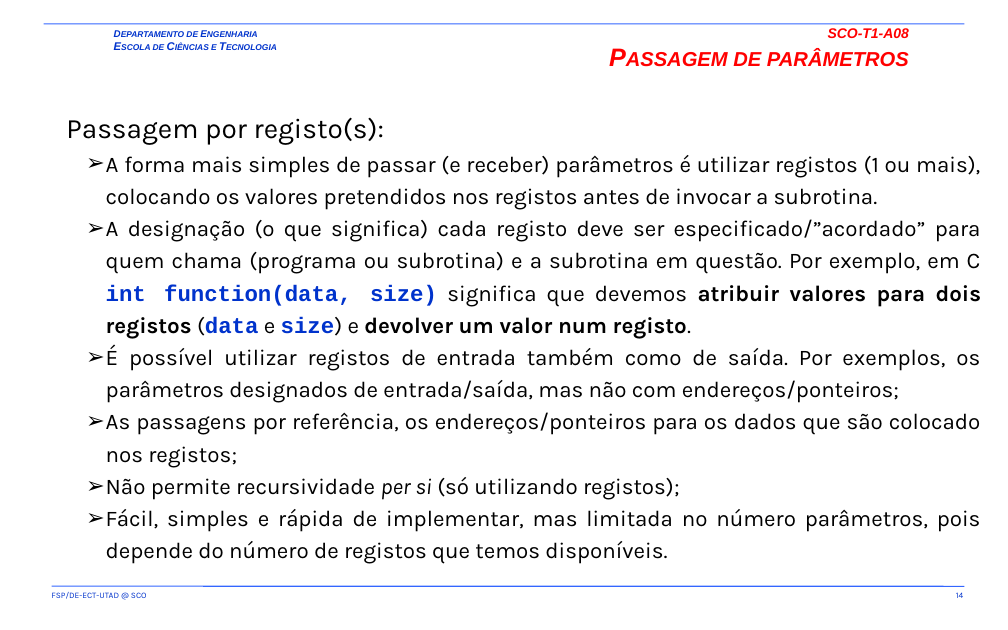
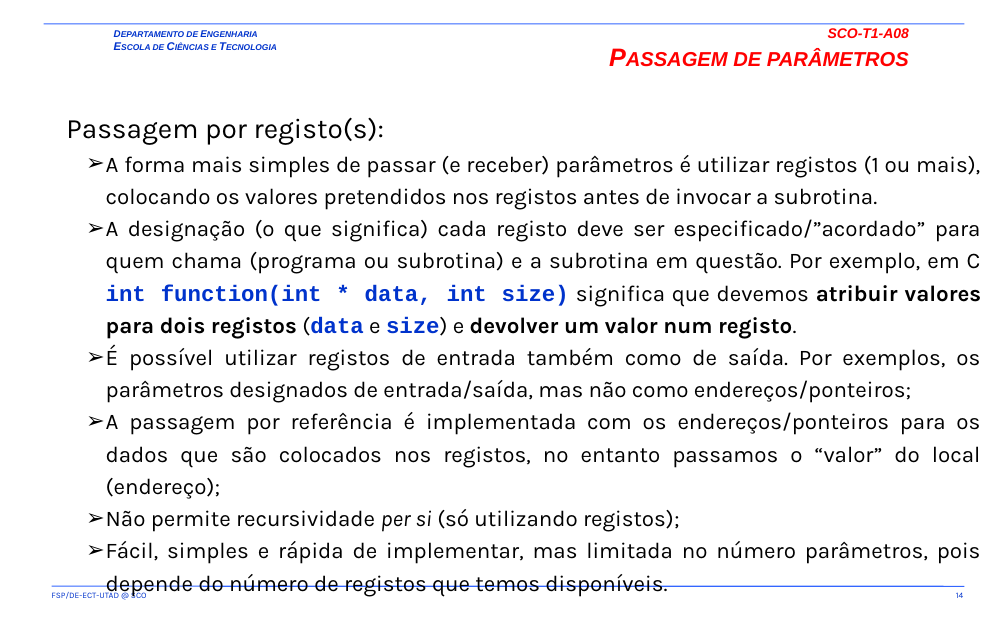
Before and after one commit to fsp864/UTAD-SCO, a slide deck: slide 14 of aulas/t/SCO-T1-A07-A08.pptx. Drawn at 1008x630 pixels with LibreOffice and Linux fonts; fonts in the diff are those of the drawing; background and template pictures are left out. Boxes give left, top, right and bottom in pixels: in the first picture for what was removed or moved away, otherwise in the second. Text is boxed around its words. In the diff, an @@ line names an element or a change of style, - is before the commit and + after.

Commit message:
Updates T1A08/T1A(

```diff
--- a/aulas/t/SCO-T1-A07-A08.pptx
+++ b/aulas/t/SCO-T1-A07-A08.pptx
@@ text at box(106, 219, 982, 499): text changed @@
-  ➢ A designação (o que significa) cada registo deve ser especificado/”acordado” para quem chama (programa ou subrotina) e a subrotina em questão. Por exemplo, em C int function(data, size) significa que devemos atribuir valores para dois registos (data e size) e devolver um valor num registo.
-  ➢ É possível utilizar registos de entrada também como de saída. Por exemplos, os parâmetros designados de entrada/saída, mas não com endereços/ponteiros;
-  ➢ As passagens por referência, os endereços/ponteiros para os dados que são colocado nos registos;
+  ➢ A designação (o que significa) cada registo deve ser especificado/”acordado” para quem chama (programa ou subrotina) e a subrotina em questão. Por exemplo, em C int function(int * data, int size) significa que devemos atribuir valores para dois registos (data e size) e devolver um valor num registo.
+  ➢ É possível utilizar registos de entrada também como de saída. Por exemplos, os parâmetros designados de entrada/saída, mas não como endereços/ponteiros;
+  ➢ A passagem por referência é implementada com os endereços/ponteiros para os dados que são colocados nos registos, no entanto passamos o “valor” do local (endereço);
```
Also in this commit, not shown: 6 other slides changed.
